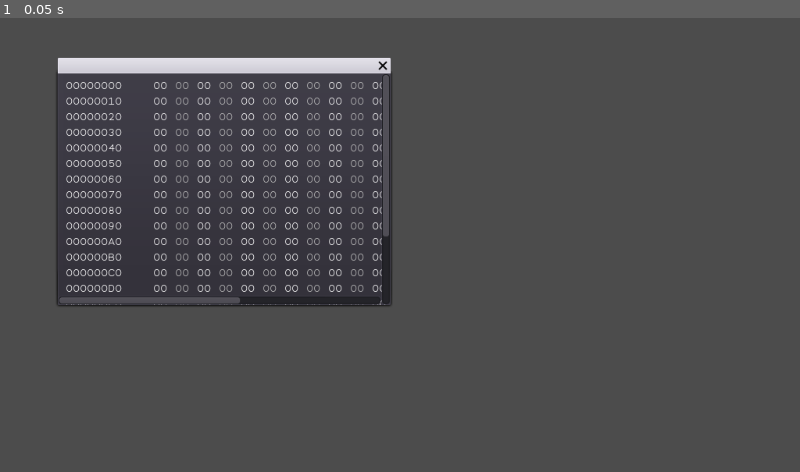
Above: before the commit, frame 1.
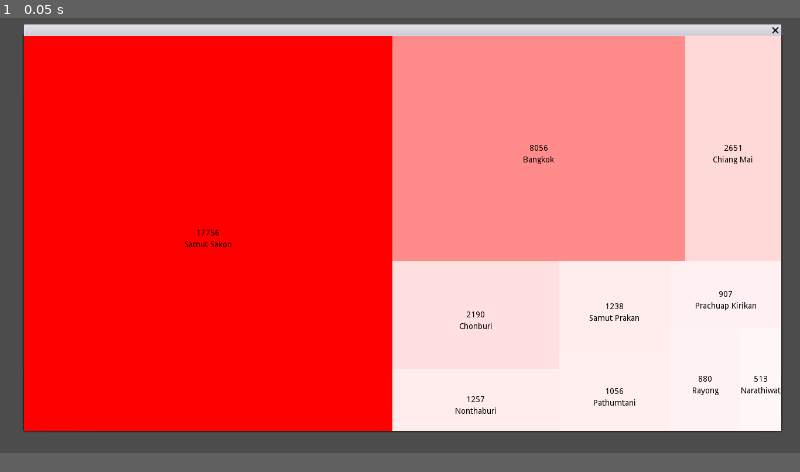
Above: after the commit, the same moment.

Repository: gongpha/godot-AdditionalGUI
Game: Godot game, scene res://example.tscn
The game is run twice, just before and just after one commit, with the same random seed, the same clock (stepped at 60 frames per second) and the same inputs.
Inputs:
- Up to frame 1 (0.05 s): no input
In our replay, the window is 800x468 before the commit and 800x449 after it. These sizes can differ from the game's own. Grey fills any space a smaller window leaves; there, only what the larger window draws over its background counts as a difference.

The runs differ from the first frame. In frame 1, 85% of the frame differs, in the area x 2-98%, y 1-92%.

Commit message:
Add Treemap (simple implementation)

Diff:
--- a/example.tscn
+++ b/example.tscn
@@ -1,13 +1,6 @@
-[gd_scene load_steps=6 format=2]
+[gd_scene load_steps=3 format=2]
 
-[ext_resource path="res://fonts/Platale128mono.ttf" type="DynamicFontData" id=1]
-[ext_resource path="res://gdscript/hex_viewer.tscn" type="PackedScene" id=2]
-
-[sub_resource type="DynamicFont" id=2]
-font_data = ExtResource( 1 )
-
-[sub_resource type="Theme" id=3]
-default_font = SubResource( 2 )
+[ext_resource path="res://gdscript/treemap/example/treemap_covid_in_thailand.tres.gd" type="Script" id=2]
 
 [sub_resource type="GDScript" id=1]
 script/source = "extends Control
@@ -21,6 +14,12 @@
 # Called when the node enters the scene tree for the first time.
 func _ready():
 	$WindowDialog.show()
+	pass
+	#var a := $WindowDialog/hex as HexViewer
+	#a.data.resize(10000)
+	#for i in range(10000) :
+	#	a.data.set(i, randi())
+	#$WindowDialog.show()
 
 
 # Called every frame. 'delta' is the elapsed time since the previous frame.
@@ -35,7 +34,6 @@
 margin_top = 1.0
 margin_right = -2.0
 margin_bottom = 1.0
-theme = SubResource( 3 )
 script = SubResource( 1 )
 __meta__ = {
 "_edit_use_anchors_": false
@@ -43,17 +41,19 @@
 
 [node name="WindowDialog" type="WindowDialog" parent="."]
 visible = true
-margin_left = 73.9989
-margin_top = 89.135
-margin_right = 499.999
-margin_bottom = 386.135
+margin_left = 41.0
+margin_top = 55.0
+margin_right = 1334.0
+margin_bottom = 730.0
 resizable = true
 __meta__ = {
 "_edit_use_anchors_": false
 }
 
-[node name="hex" parent="WindowDialog" instance=ExtResource( 2 )]
+[node name="treemap_frame" type="Control" parent="WindowDialog"]
 anchor_right = 1.0
 anchor_bottom = 1.0
-margin_right = 0.0
-margin_bottom = 0.0
+script = ExtResource( 2 )
+__meta__ = {
+"_edit_use_anchors_": false
+}
--- /dev/null
+++ b/gdscript/treemap/example/treemap_covid_in_thailand.tres.gd
@@ -0,0 +1,62 @@
+extends "res://gdscript/treemap/treemap_control.gd"
+
+class TreeMapCovidInThailand :
+	extends "res://gdscript/treemap/treemap_control.gd".TreeMapControl
+
+	func get_data_weight(data) -> float :
+		return data[1]
+
+func get_data_name(data) -> float :
+	return data[0]
+
+func get_data_weight(data) -> float :
+	return data[1]
+
+func draw_item(rect : Rect2, stats : Dictionary) :
+	var col := Color(1,0,0)
+	var a : float = get_data_weight(stats["data"])
+	var b : float = get_data_weight(stats["max"])
+	var c : float = a / b
+	col.g = 1 - c
+	col.b = 1 - c
+
+	draw_rect(rect, col, true)
+	var font := get_font("")
+	var size := font.get_string_size(str(get_data_weight(stats["data"])))
+	var pos := Vector2(-size.x / 2, size.y / 4) + rect.position + rect.size / 2
+	draw_string(font, pos.round(), str(get_data_weight(stats["data"])), Color.black)
+
+	size = font.get_string_size(str(get_data_name(stats["data"])))
+	pos = Vector2(-size.x / 2, size.y / 4 + 20) + rect.position + rect.size / 2
+	draw_string(font, pos.round(), str(get_data_name(stats["data"])), Color.black)
+
+func _ready() :
+	treemap = TreeMapCovidInThailand.new()
+
+	#yield(get_tree(), "idle_frame")
+	#for i in range(100) :
+	#	add_data(["", round(rand_range(1, 80))])\
+	#yield(get_tree(), "idle_frame")
+	# Covid-19 in Thailand (by province "Changwat")
+	# Data from April 19, 2021
+
+	add_data(["Samut Sakon", 17756])
+	add_data(["Bangkok", 8056])
+	add_data(["Chiang Mai", 2651])
+	add_data(["Chonburi", 2190])
+	add_data(["Nonthaburi", 1257])
+	add_data(["Samut Prakan", 1238])
+	add_data(["Pathumtani", 1056])
+	add_data(["Prachuap Kirikan", 907])
+	add_data(["Rayong", 880])
+	add_data(["Narathiwat", 513])
+#	add_data(["Phuket", 478])
+#	add_data(["Nakhon Pathom", 466])
+#	add_data(["Songkhla", 457])
+#	add_data(["Tak", 389])
+#	add_data(["Nakhon Ratchasima", 360])
+#	add_data(["Surattani", 302])
+#	add_data(["Phetchaburi", 301])
+#	add_data(["Chantaburi", 295])
+#	add_data(["Chiang Rai", 269])
+#	add_data(["Khonkaen", 248])
--- /dev/null
+++ b/gdscript/treemap/squarify.gd
@@ -0,0 +1,113 @@
+extends Reference
+class_name Squatify
+
+class TreeMapLayout :
+	var container_rect : Rect2
+	var datas : Array # Vector<float>
+	var total_weight : float
+	var is_vertical : bool
+	var next : TreeMapLayout
+
+	func _sub_rect(rect : Rect2, rect_ : Rect2) :
+		if rect_.size.x == rect.size.x :
+			return Rect2(rect.position.x, rect.position.y + rect_.size.y, rect.size.x, rect.size.y - rect_.size.y)
+		else :
+			return Rect2(rect.position.x + rect_.size.x, rect.position.y, rect.size.x - rect_.size.x, rect.size.y)
+
+	func _multiply_num(rect : Rect2, num : float) -> Rect2 :
+		var ratio := clamp(num, 1e-308, 1)
+		if rect.size.x <= rect.size.y :
+			return Rect2(rect.position.x, rect.position.y, rect.size.x, rect.size.y * ratio)
+		else :
+			return Rect2(rect.position.x, rect.position.y, rect.size.x * ratio, rect.size.y)
+
+	func _multiply_ori_num(rect : Rect2, is_vertical : bool, weight : float) -> Rect2 :
+		var ratio := clamp(weight, 1e-308, 1)
+		if is_vertical :
+			return Rect2(rect.position.x, rect.position.y, rect.size.x, rect.size.y * ratio)
+		else :
+			return Rect2(rect.position.x, rect.position.y, rect.size.x * ratio, rect.size.y)
+
+	func _rect_aspect_ratio(rect : Rect2) -> float :
+		return rect.size.x / rect.size.y if rect.size.x > rect.size.y else rect.size.y / rect.size.x
+
+	func get_layout_rects() -> Array :
+		var res := [] # Vector<Rect2>
+		var last : float = 0
+		for d in datas :
+			last += d
+		var last_rect := _multiply_num(container_rect, last / total_weight)
+		for i in datas :
+			var this_rect := _multiply_ori_num(last_rect, is_vertical, i / last)
+			last_rect = _sub_rect(last_rect, this_rect)
+			last -= i
+			res.push_back(this_rect)
+		return res
+
+	func push_data(weight : float) -> TreeMapLayout :
+		if datas.empty() :
+			datas.append(weight)
+			var rect := _multiply_num(container_rect, weight / total_weight)
+			is_vertical = rect.size.x < rect.size.y
+			if (container_rect.size.x < container_rect.size.y) == is_vertical and total_weight > weight :
+				next = TreeMapLayout.new()
+				next.container_rect = _sub_rect(container_rect, rect)
+				next.total_weight = total_weight - weight
+				return next
+		else :
+			var f_ratio : float = 0
+			var total := weight
+			for d in datas :
+				total += d
+			var curr_rect := _multiply_num(container_rect, total / total_weight)
+			var last_rect := _multiply_ori_num(curr_rect, is_vertical, datas.back() / total)
+			f_ratio = _rect_aspect_ratio(last_rect)
+
+			var s_ratio : float = 0
+			total = 0
+			var next_layout := TreeMapLayout.new()
+			for d in datas :
+				total += d
+			curr_rect = _multiply_num(container_rect, total / total_weight)
+			last_rect = _multiply_ori_num(curr_rect, is_vertical, datas.back() / total)
+			s_ratio = _rect_aspect_ratio(last_rect)
+
+			next_layout.container_rect = _sub_rect(container_rect, curr_rect)
+			next_layout.total_weight = total_weight - total
+			var rect := _multiply_num(next_layout.container_rect, weight / total_weight)
+			next_layout.is_vertical = rect.size.x < rect.size.y
+
+			if f_ratio < s_ratio :
+				datas.append(weight)
+			else :
+				next_layout.datas.append(weight)
+				next = next_layout
+				return next
+		return null
+
+static func _travel(layout : TreeMapLayout, size : int) -> Array :
+	var res := [] # Vector<Rect2>
+	#res.resize(size)
+	while layout :
+		var curr := layout.get_layout_rects()
+		res.append_array(curr)
+		layout = layout.next
+	return res
+
+static func squarify(data_array : Array, rect : Rect2, object : Object, func_to_get_weight : String) -> Array :
+	if data_array.empty() :
+		return []
+	var total : float = 0
+	for d in data_array :
+		total += object.call(func_to_get_weight, d)
+
+	var original := TreeMapLayout.new()
+	original.container_rect = rect
+	original.total_weight = total
+	var curr := original
+	for i in data_array :
+		var next := curr.push_data(object.call(func_to_get_weight, i))
+		if next :
+			curr = next
+
+	return _travel(original, data_array.size())
--- /dev/null
+++ b/gdscript/treemap/template/treemap_container.gd
@@ -0,0 +1,30 @@
+extends Container
+
+var treemap : TreeMap
+
+func _ready() :
+	treemap = TreeMap.new()
+
+	get_tree().connect("node_added", self, "_node_added")
+	get_tree().connect("node_removed", self, "_node_removed")
+	get_tree().connect("node_renamed", self, "_node_renamed")
+
+func _node_added(node : Node) :
+	queue_sort()
+
+func _node_removed(node : Node) :
+	queue_sort()
+
+func _notification(what) :
+	if what == NOTIFICATION_SORT_CHILDREN :
+		treemap.clear_data()
+		for c in get_children() :
+			var con := c as Control
+			if not con :
+				continue
+
+			var w : float = con.get_name().to_float()
+			var idx := treemap.add_data([w, con])
+			var rect := treemap.get_cached_rect(idx)
+			con.set_position(rect.position)
+			con.set_size(rect.size)
--- /dev/null
+++ b/gdscript/treemap/treemap.gd
@@ -0,0 +1,76 @@
+extends Reference
+class_name TreeMap
+
+var _input_arr := [] # Vector<...>
+var _total_cache : float = 0
+var _rendered_rects_cache := []
+var _rect : Rect2
+
+var _min_data # Data*
+var _max_data # Data*
+
+func _update_min_max() :
+	if _input_arr.empty() :
+		_min_data = null
+		_max_data = null
+
+	for i in _input_arr :
+		if not _min_data :
+			_min_data = i
+		if not _max_data :
+			_max_data = i
+
+		var w := get_data_weight(i)
+
+		if w < get_data_weight(_min_data) :
+			_min_data = i
+		if w > get_data_weight(_max_data) :
+			_max_data = i
+
+func add_data(data) -> int :
+	_input_arr.append(data)
+	_total_cache += get_data_weight(data)
+	_update_min_max()
+	update_tree()
+	return _input_arr.size() - 1
+
+func remove_data(idx : int) :
+	var data_ = _input_arr[idx]
+	_input_arr.remove(idx)
+	_total_cache -= get_data_weight(data_)
+	_update_min_max()
+	update_tree()
+	return data_
+
+func get_data(idx : int) :
+	return _input_arr[idx]
+
+func get_total() -> float :
+	return _total_cache
+
+func get_min() :
+	return _min_data
+
+func get_max() :
+	return _max_data
+
+func clear_data() -> void :
+	_input_arr.clear()
+	_total_cache = 0
+	update_tree()
+
+func get_data_weight(data) -> float :
+	return data
+
+func get_cached_rect(idx : int) -> Rect2 :
+	return _rendered_rects_cache[idx]
+
+func set_rect(rect : Rect2) -> void :
+	_rect = rect
+	update_tree()
+
+func get_rect() -> Rect2 :
+	return _rect
+
+func update_tree() : # Protected
+	_rendered_rects_cache = Squatify.squarify(_input_arr, _rect, self, "get_data_weight")
--- /dev/null
+++ b/gdscript/treemap/treemap.tscn
@@ -0,0 +1,11 @@
+[gd_scene load_steps=2 format=2]
+
+[ext_resource path="res://gdscript/treemap/treemap.gd" type="Script" id=1]
+
+[node name="treemap" type="Control"]
+anchor_right = 1.0
+anchor_bottom = 1.0
+script = ExtResource( 1 )
+__meta__ = {
+"_edit_use_anchors_": false
+}
--- /dev/null
+++ b/gdscript/treemap/treemap_control.gd
@@ -0,0 +1,58 @@
+extends Control
+var _cache := []
+
+class TreeMapControl :
+	extends TreeMap
+
+	func update() -> Array :
+		update_tree()
+		var cache := []
+		var idx : int = 0
+		for i in _rendered_rects_cache :
+			var stats := {
+				"data" : get_data(idx),
+				"total" : get_total(),
+				"max" : get_max(),
+				"min" : get_min()
+			}
+			cache.push_back([i, stats])
+			idx += 1
+
+		return cache
+
+var treemap : TreeMapControl
+
+func _ready() :
+	treemap = TreeMapControl.new()
+
+	connect("resized", self, "_resized")
+	yield(get_tree(), "idle_frame")
+	_resized()
+
+func _resized() :
+	treemap.set_rect(get_rect())
+	update_tree()
+
+func update_tree() :
+	_cache = treemap.update()
+	update()
+
+func add_data(data) -> int :
+	var returned := treemap.add_data(data)
+	update_tree()
+	return returned
+
+func remove_data(idx : int) :
+	var returned = treemap.remove_data(idx)
+	update_tree()
+	return returned
+
+func clear_data() -> void :
+	treemap.clear_data()
+
+func _draw() :
+	for i in _cache :
+		draw_item(i[0], i[1])
+
+func draw_item(rect : Rect2, stats : Dictionary) :
+	pass # Abstract
--- a/project.godot
+++ b/project.godot
@@ -13,9 +13,21 @@
 "class": "HexViewer",
 "language": "GDScript",
 "path": "res://gdscript/hex_viewer.gd"
+}, {
+"base": "Reference",
+"class": "Squatify",
+"language": "GDScript",
+"path": "res://gdscript/treemap/squarify.gd"
+}, {
+"base": "Reference",
+"class": "TreeMap",
+"language": "GDScript",
+"path": "res://gdscript/treemap/treemap.gd"
 } ]
 _global_script_class_icons={
-"HexViewer": ""
+"HexViewer": "",
+"Squatify": "",
+"TreeMap": ""
 }
 
 [application]
@@ -23,6 +35,11 @@
 config/name="GodotAdditionalWidget"
 run/main_scene="res://example.tscn"
 
+[display]
+
+window/size/width=1366
+window/size/height=768
+
 [physics]
 
 common/enable_pause_aware_picking=true
Binary file added: fonts/PlataleDemo.ttf
